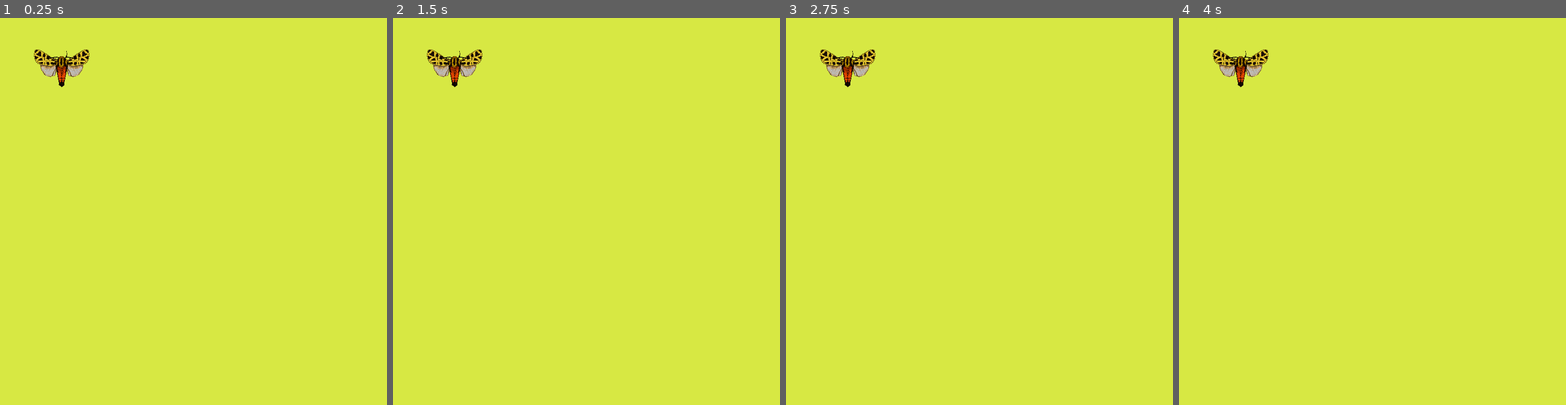
Above: before the commit, frames 1-4 (left to right).
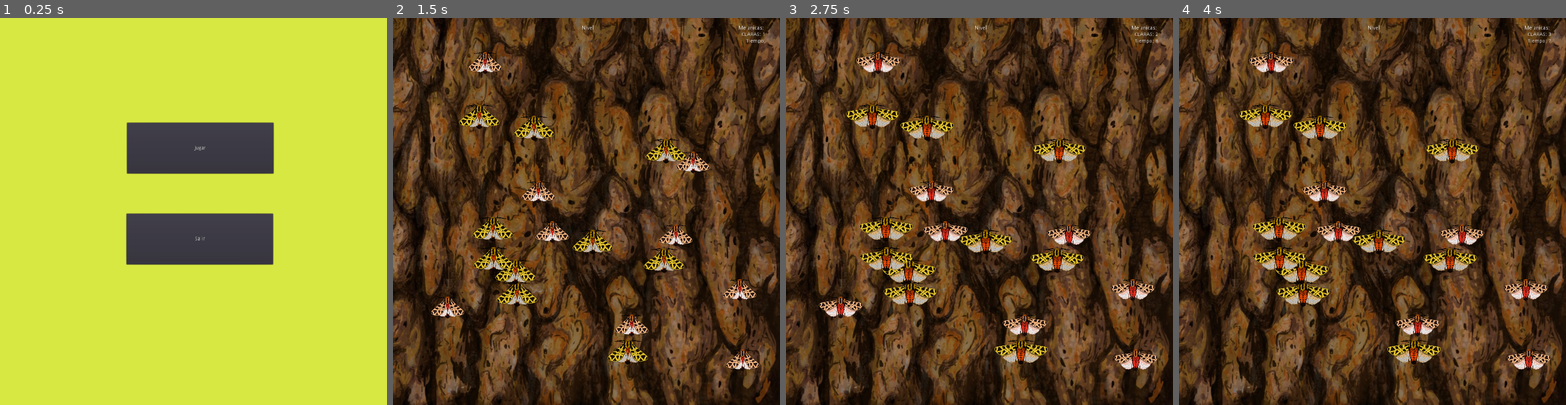
Above: after the commit, the same moments.

Repository: KeniaHerrera/polillas
Game: Godot game, scene res://Principal/Main.tscn
Same seed, same stepped clock (60 frames per second), same inputs: the game is played once before the commit and once after it. Before the commit the project starts from res://Jugador/Jugador.tscn.
Inputs (mouse positions are in pixels of both pictures, inside the frame that each line leads up to):
- Up to frame 1 (0.25 s): no input
- Up to frame 2 (1.5 s): click (594, 149) at 0.5 s, where only the run after the commit has a clickable "Jugar"; click (737, 68) at 1.27 s
- Up to frame 3 (2.75 s): click (1083, 161) at 2.02 s
- Up to frame 4 (4 s): click (1233, 308) at 2.77 s; move the mouse to (1457, 192) at 3.52 s; click (1457, 192) at 3.67 s

The runs differ from the first frame. In frame 1, 11% of the frame differs, in the area x 8-71%, y 8-64%; in frame 2, 100%, in the area x 0-100%, y 0-100%; in frame 3, 100%; in frame 4, 100%.
Error before the commit: Parse Error: The method "move_and_slide" isn't declared in the current class. (res://Jugador/Jugador.gd:17)

Commit message:
Codigo limpio y cambio de escenas
Codigo limpio e implementacion de cambio de escenas

Diff:
--- a/Seleccion Natural/Jugador/Jugador.gd
+++ /dev/null
@@ -1,35 +0,0 @@
-extends Area2D
-
-export (int) var speed = 200
-
-var rest_point
-var rest_nodes = []
-var selected = false
-signal hit
-var target = Vector2()
-var velocity = Vector2()
-
-func _physics_process(_delta):
-	target = get_global_mouse_position()
-	velocity = (target - position).normalized() * speed
-
-	if (target - position).length() > 5:
-		move_and_slide(velocity)
-
-func _input(event):
-	if event is InputEventMouseButton:
-		if event.button_index == BUTTON_LEFT and not event.pressed:
-			selected = false
-			var shortest_dist = 75
-			for child in rest_nodes:
-				var distance = global_position.distance_to(child.global_position)
-				if distance < shortest_dist:
-					child.select()
-					rest_point = child.global_position
-					shortest_dist = distance
-
-func _ready():
-	rest_nodes = get_tree().get_nodes_in_group("zone")
-	rest_point = rest_nodes[0].global_position
-	rest_nodes[0].select()
-	OS.center_window()
--- a/Seleccion Natural/Jugador/Jugador.tscn
+++ /dev/null
@@ -1,44 +0,0 @@
-[gd_scene load_steps=10 format=2]
-
-[ext_resource path="res://Jugador/T1.png" type="Texture" id=1]
-[ext_resource path="res://Jugador/T2.png" type="Texture" id=2]
-[ext_resource path="res://Jugador/T3.png" type="Texture" id=3]
-[ext_resource path="res://Jugador/p1.png" type="Texture" id=4]
-[ext_resource path="res://Jugador/p2.png" type="Texture" id=5]
-[ext_resource path="res://Jugador/P3.png" type="Texture" id=6]
-[ext_resource path="res://Jugador/Jugador.gd" type="Script" id=7]
-
-[sub_resource type="SpriteFrames" id=1]
-animations = [ {
-"frames": [ ExtResource( 1 ), ExtResource( 2 ), ExtResource( 3 ) ],
-"loop": true,
-"name": "claras ",
-"speed": 5.0
-}, {
-"frames": [ ExtResource( 4 ), ExtResource( 5 ), ExtResource( 6 ) ],
-"loop": true,
-"name": "melanicas",
-"speed": 5.0
-} ]
-
-[sub_resource type="RectangleShape2D" id=2]
-extents = Vector2( 147, 89 )
-
-[node name="Jugador" type="Area2D"]
-position = Vector2( 167, 135 )
-scale = Vector2( 0.5, 0.5 )
-script = ExtResource( 7 )
-__meta__ = {
-"_edit_group_": true
-}
-
-[node name="AnimatedSprite" type="AnimatedSprite" parent="."]
-scale = Vector2( 0.3, 0.3 )
-frames = SubResource( 1 )
-animation = "claras "
-frame = 2
-playing = true
-
-[node name="CollisionShape2D" type="CollisionShape2D" parent="."]
-position = Vector2( -1, 5 )
-shape = SubResource( 2 )
--- a/Seleccion Natural/Jugador/Jugador1.gd
+++ /dev/null
@@ -1,17 +0,0 @@
-extends KinematicBody2D
-
-export (int) var speed = 200
-
-var target = Vector2()
-var velocity = Vector2()
-
-
-func _physics_process(_delta):
-	target = get_global_mouse_position()
-	velocity = (target - position).normalized() * speed
-
-	if (target - position).length() > 5:
-		move_and_slide(velocity)
-
-func _ready():
-	OS.center_window()
--- a/Seleccion Natural/Jugador/Jugador1.tscn
+++ /dev/null
@@ -1,37 +0,0 @@
-[gd_scene load_steps=7 format=2]
-
-[ext_resource path="res://Jugador/p1.png" type="Texture" id=1]
-[ext_resource path="res://Jugador/p2.png" type="Texture" id=2]
-[ext_resource path="res://Jugador/P3.png" type="Texture" id=3]
-[ext_resource path="res://Jugador/Jugador1.gd" type="Script" id=4]
-
-[sub_resource type="SpriteFrames" id=1]
-animations = [ {
-"frames": [ ExtResource( 1 ), ExtResource( 2 ), ExtResource( 3 ) ],
-"loop": true,
-"name": "default",
-"speed": 5.0
-} ]
-
-[sub_resource type="CapsuleShape2D" id=2]
-radius = 80.0
-
-[node name="Jugador1" type="KinematicBody2D"]
-position = Vector2( 451, 294 )
-script = ExtResource( 4 )
-
-[node name="AnimatedSprite" type="AnimatedSprite" parent="."]
-position = Vector2( 0.750122, -2.50014 )
-scale = Vector2( 0.140278, 0.134259 )
-frames = SubResource( 1 )
-playing = true
-__meta__ = {
-"_edit_group_": true
-}
-
-[node name="CollisionShape2D" type="CollisionShape2D" parent="."]
-position = Vector2( 0.00012207, -1.00014 )
-shape = SubResource( 2 )
-__meta__ = {
-"_edit_group_": true
-}
--- a/Seleccion Natural/Jugador/Jugador2.gd
+++ /dev/null
@@ -1,37 +0,0 @@
-extends Node2D
-
-var selected = false
-var rest_point
-var rest_nodes = []
-
-func _ready():
-	rest_nodes = get_tree().get_nodes_in_group("zone")
-	rest_point = rest_nodes[0].global_position
-	rest_nodes[0].select()
-
-func _on_Area2D_input_event(viewport, event, shape_idx):
-	if Input.is_action_just_pressed("click"):
-		selected = true
-
-func _physics_process(delta):
-	if selected:
-		global_position = lerp(global_position, get_global_mouse_position(), 25 * delta)
-#		look_at(get_global_mouse_position())
-	else:
-		global_position = lerp(global_position, rest_point, 10 * delta)
-#		rotation = lerp_angle(rotation, 0, 10 * delta)
-
-func _input(event):
-	if event is InputEventMouseButton:
-		if event.button_index == BUTTON_LEFT and not event.pressed:
-			selected = false
-			var shortest_dist = 75
-			for child in rest_nodes:
-				var distance = global_position.distance_to(child.global_position)
-				if distance < shortest_dist:
-					child.select()
-					rest_point = child.global_position
-					shortest_dist = distance
-
-func topple():
-	$AnimationPlayer.play("topple")
--- a/Seleccion Natural/Jugador/Jugador2.tscn
+++ /dev/null
@@ -1,36 +0,0 @@
-[gd_scene load_steps=7 format=2]
-
-[ext_resource path="res://Jugador/Jugador2.gd" type="Script" id=1]
-[ext_resource path="res://Jugador/p1.png" type="Texture" id=2]
-[ext_resource path="res://Jugador/p2.png" type="Texture" id=3]
-[ext_resource path="res://Jugador/P3.png" type="Texture" id=4]
-
-[sub_resource type="SpriteFrames" id=1]
-animations = [ {
-"frames": [ ExtResource( 2 ), ExtResource( 3 ), ExtResource( 4 ) ],
-"loop": true,
-"name": "default",
-"speed": 5.0
-} ]
-
-[sub_resource type="CapsuleShape2D" id=2]
-radius = 35.0
-height = 76.0
-
-[node name="Node2D" type="Node2D"]
-position = Vector2( 429, 507 )
-script = ExtResource( 1 )
-
-[node name="AnimatedSprite" type="AnimatedSprite" parent="."]
-position = Vector2( -2, 1 )
-scale = Vector2( 0.185185, 0.180556 )
-frames = SubResource( 1 )
-playing = true
-__meta__ = {
-"_edit_group_": true
-}
-
-[node name="CollisionShape2D" type="CollisionShape2D" parent="."]
-shape = SubResource( 2 )
-disabled = true
-one_way_collision = true
--- a/Seleccion Natural/Polillas/Claras/ClarasA.gd
+++ b/Seleccion Natural/Polillas/Claras/ClarasA.gd
@@ -4,21 +4,10 @@
 
 signal ConteoClaras
 
-var velocity = Vector2()
-var speed = 50
 
 func _ready():
 	randomize()
-	velocity = Vector2(rand_range(-1.0, 1.0), rand_range(-1.0, 1.0)).normalized() * speed
 
-func _process(delta):
-	# Mueve la polilla
-	position += velocity * delta
-
-	if position.x < 0 or position.x > get_viewport().size.x:
-		velocity.x = -velocity.x
-	if position.y < 0 or position.y > get_viewport().size.y:
-		velocity.y = -velocity.y
 
 func _on_Button_pressed():
 	claras += 1
--- a/Seleccion Natural/Polillas/MelanicasA/MelanicasA.gd
+++ b/Seleccion Natural/Polillas/MelanicasA/MelanicasA.gd
@@ -2,20 +2,12 @@
 
 var melanicas = 0
 signal conteoMelanicas
-var velocity = Vector2()
-var speed = 50
+
 
 # Called when the node enters the scene tree for the first time.
 func _ready():
 	randomize()
-	velocity = Vector2(rand_range(-1.0, 1.0), rand_range(-1.0, 1.0)).normalized() * speed
 
-func _process(delta):
-	position += velocity * delta
-	if position.x < 0 or position.x > get_viewport().size.x:
-		velocity.x = -velocity.x
-	if position.y < 0 or position.y > get_viewport().size.y:
-		velocity.y = -velocity.y
 
 func _on_Button_pressed():
 	melanicas+=1
--- /dev/null
+++ b/Seleccion Natural/Principal/Main.gd
@@ -0,0 +1,8 @@
+extends Node2D
+
+func _on_Salir_button_down():
+	get_tree().quit()
+
+
+func _on_Jugar_button_down():
+	get_tree().change_scene("res://main/MundoA.tscn")
--- /dev/null
+++ b/Seleccion Natural/Principal/Main.tscn
@@ -0,0 +1,32 @@
+[gd_scene load_steps=2 format=2]
+
+[ext_resource path="res://Principal/Main.gd" type="Script" id=1]
+
+[node name="Main" type="Node2D"]
+script = ExtResource( 1 )
+
+[node name="Salir" type="Button" parent="."]
+margin_left = 343.0
+margin_top = 530.0
+margin_right = 740.0
+margin_bottom = 667.0
+rect_pivot_offset = Vector2( -605, -391 )
+text = "Salir"
+__meta__ = {
+"_editor_description_": ""
+}
+
+[node name="Jugar" type="Button" parent="."]
+margin_left = 344.0
+margin_top = 284.0
+margin_right = 741.0
+margin_bottom = 421.0
+rect_pivot_offset = Vector2( -605, -391 )
+text = "Jugar"
+__meta__ = {
+"_editor_description_": ""
+}
+
+[connection signal="button_down" from="Salir" to="." method="_on_Salir_button_down"]
+[connection signal="button_down" from="Jugar" to="." method="_on_Jugar_button_down"]
+[connection signal="button_down" from="Jugar" to="Jugar" method="_on_Salir_button_down"]
--- a/Seleccion Natural/main/MundoA.gd
+++ b/Seleccion Natural/main/MundoA.gd
@@ -80,11 +80,9 @@
 func _on_Timer_timeout():
 	time_mundo -= 1
 	get_node("MarginContainer/VBoxContainer/Tiempo").text = "Tiempo: " + str(time_mundo)
-	get_node("MarginContainer/VBoxContainer2/Nivel").text = "Nivel: " + str(nivel)
 	if time_mundo <= 0:
-		actualizar_polillas()
-		nivel += 1
-		iniciar_nivel()
+		get_tree().quit()
+
 
 func _on_ClarasA_pressed():
 	claras += 1
--- a/Seleccion Natural/main/MundoA.tscn
+++ b/Seleccion Natural/main/MundoA.tscn
@@ -1,7 +1,5 @@
-[gd_scene load_steps=6 format=2]
+[gd_scene load_steps=4 format=2]
 
-[ext_resource path="res://Polillas/Claras/ClarasA.tscn" type="PackedScene" id=1]
-[ext_resource path="res://Polillas/MelanicasA/MelanicasA.tscn" type="PackedScene" id=2]
 [ext_resource path="res://main/MundoA.gd" type="Script" id=3]
 [ext_resource path="res://main/Imagen de WhatsApp 2024-04-04 a las 14.02.03_1cc9d13a.jpg" type="Texture" id=4]
 [ext_resource path="res://Interfaz.tscn" type="PackedScene" id=5]
@@ -13,83 +11,9 @@
 position = Vector2( 512, 512 )
 texture = ExtResource( 4 )
 
-[node name="ClarasA" parent="." instance=ExtResource( 1 )]
-visible = false
-position = Vector2( 376, 240 )
-
-[node name="ClarasA2" parent="." instance=ExtResource( 1 )]
-visible = false
-position = Vector2( 664, 184 )
-
-[node name="ClarasA3" parent="." instance=ExtResource( 1 )]
-visible = false
-position = Vector2( 200, 752 )
-
-[node name="ClarasA4" parent="." instance=ExtResource( 1 )]
-visible = false
-position = Vector2( 720, 832 )
-
-[node name="ClarasA5" parent="." instance=ExtResource( 1 )]
-visible = false
-position = Vector2( 120, 336 )
-
-[node name="MelanicasA" parent="." instance=ExtResource( 2 )]
-visible = false
-position = Vector2( 848, 192 )
-
-[node name="MelanicasA2" parent="." instance=ExtResource( 2 )]
-visible = false
-position = Vector2( 898, 658 )
-
-[node name="MelanicasA3" parent="." instance=ExtResource( 2 )]
-visible = false
-position = Vector2( 927, 404 )
-
-[node name="MelanicasA4" parent="." instance=ExtResource( 2 )]
-visible = false
-position = Vector2( 234, 537 )
-
-[node name="MelanicasA5" parent="." instance=ExtResource( 2 )]
-visible = false
-position = Vector2( 136, 160 )
-
 [node name="Container" type="Container" parent="."]
 margin_right = 1024.0
 margin_bottom = 1048.0
-
-[node name="HBoxContainer" type="HBoxContainer" parent="Container"]
-margin_right = 158.0
-margin_bottom = 68.0
-
-[node name="VBoxContainer" type="VBoxContainer" parent="Container/HBoxContainer"]
-margin_right = 158.0
-margin_bottom = 68.0
-
-[node name="Tiempo" type="Label" parent="Container/HBoxContainer/VBoxContainer"]
-modulate = Color( 0.894118, 0.0588235, 0.0588235, 1 )
-self_modulate = Color( 0.894118, 0.0588235, 0.0588235, 1 )
-margin_right = 158.0
-margin_bottom = 14.0
-text = "Time: "
-uppercase = true
-
-[node name="Claras" type="Label" parent="Container/HBoxContainer/VBoxContainer"]
-modulate = Color( 0.894118, 0.0588235, 0.0588235, 1 )
-self_modulate = Color( 0.894118, 0.0588235, 0.0588235, 1 )
-margin_top = 18.0
-margin_right = 158.0
-margin_bottom = 32.0
-text = "Claras atrapadas: "
-uppercase = true
-
-[node name="Melanicas" type="Label" parent="Container/HBoxContainer/VBoxContainer"]
-modulate = Color( 0.894118, 0.0588235, 0.0588235, 1 )
-self_modulate = Color( 0.894118, 0.0588235, 0.0588235, 1 )
-margin_top = 36.0
-margin_right = 158.0
-margin_bottom = 50.0
-text = "Melanicas Atrapadas:"
-uppercase = true
 
 [node name="Timer" type="Timer" parent="."]
 autostart = true
--- a/Seleccion Natural/project.godot
+++ b/Seleccion Natural/project.godot
@@ -11,7 +11,7 @@
 [application]
 
 config/name="Seeccion Natural"
-run/main_scene="res://Jugador/Jugador.tscn"
+run/main_scene="res://Principal/Main.tscn"
 config/icon="res://icon.png"
 
 [display]
